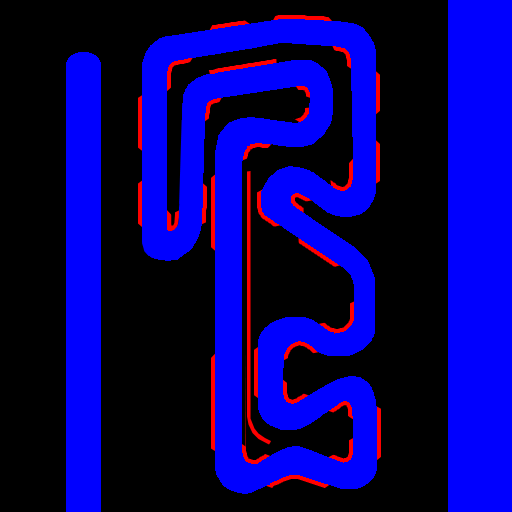
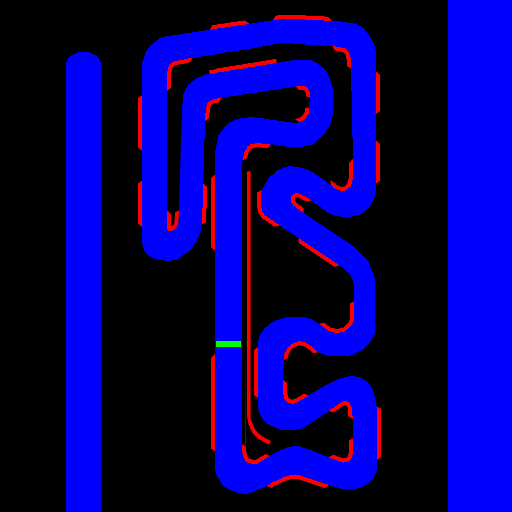
Layered file, before and after one edit (512px x 512px). Changes by layer:
renamed "Layer 18 copy" to "blend_map_05", painted on it over [216, 341, 241, 347]
renamed "Layer 11" to "height_map_03", opacity 16% → 30% over [216, 341, 241, 347]
renamed "Layer 10" to "height_map_02", opacity 80% → 70% over [216, 341, 241, 347]
